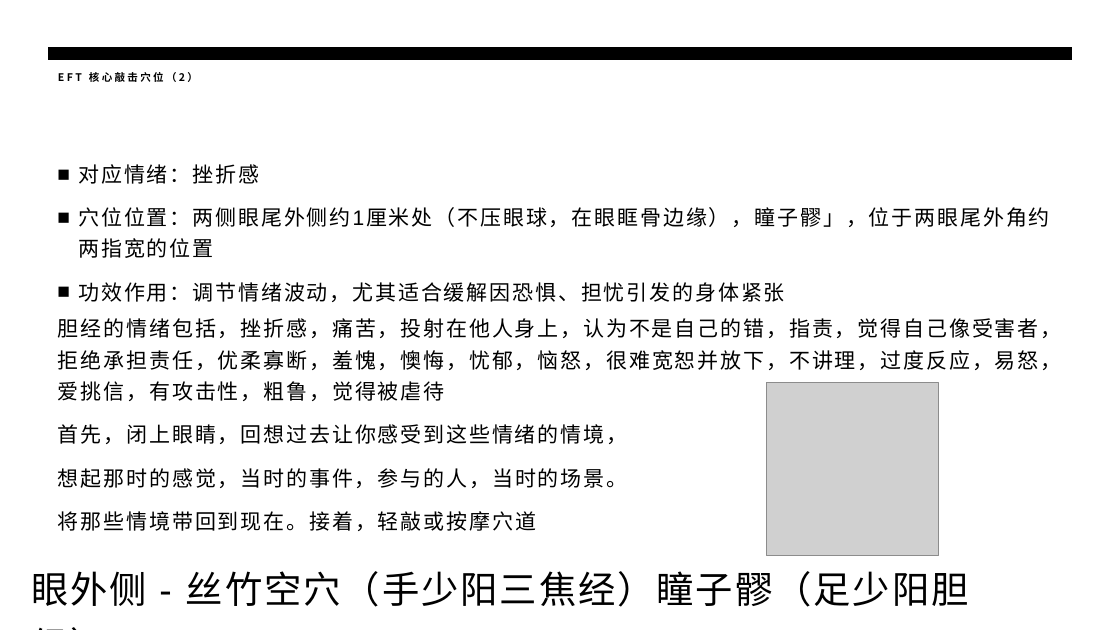
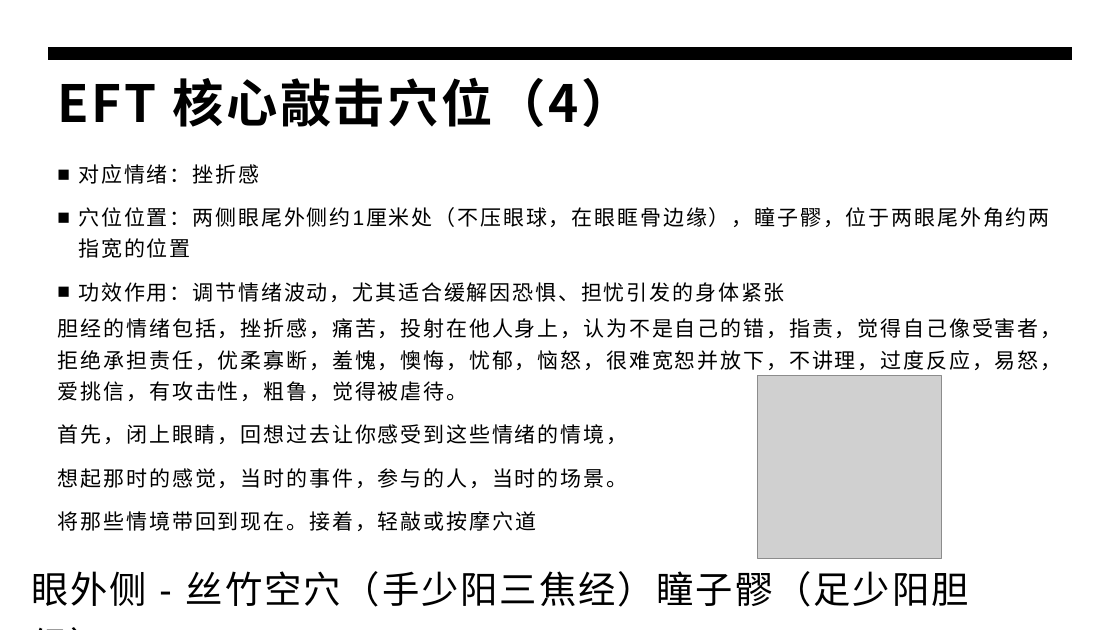
Before and after one commit to panxibei/writing, a slide deck: slide 18 of 44_心理学/28_浥尘伙伴社团原创：音乐治疗/PPT/浥尘伙伴社团原创：情绪释放疗法（EFT）心理训练.pptx. Drawn at 1120x630 pixels with LibreOffice and Linux fonts; fonts in the diff are those of the drawing; grey boxes stand for pictures. Boxes give left, top, right and bottom in pixels: in the first picture for what was removed or moved away, otherwise in the second. Text is boxed around its words. In the diff, an @@ line names an element or a change of style, - is before the commit and + after.

```diff
--- a/44_心理学/28_浥尘伙伴社团原创：音乐治疗/PPT/浥尘伙伴社团原创：情绪释放疗法（EFT）心理训练.pptx
+++ b/44_心理学/28_浥尘伙伴社团原创：音乐治疗/PPT/浥尘伙伴社团原创：情绪释放疗法（EFT）心理训练.pptx
@@ title at <box>58,77,633,127</box>: text changed; size 9 to 44 pt @@
-EFT 核心敲击穴位（2）
+EFT 核心敲击穴位（4）
@@ text at <box>78,207,1049,258</box>: text changed @@
-■ 穴位位置：两侧眼尾外侧约1厘米处（不压眼球，在眼眶骨边缘），瞳子髎」，位于两眼尾外角约两指宽的位置
+■ 穴位位置：两侧眼尾外侧约1厘米处（不压眼球，在眼眶骨边缘），瞳子髎，位于两眼尾外角约两指宽的位置
@@ text at <box>58,318,1062,401</box>: text changed @@
-胆经的情绪包括，挫折感，痛苦，投射在他人身上，认为不是自己的错，指责，觉得自己像受害者，拒绝承担责任，优柔寡断，羞愧，懊悔，忧郁，恼怒，很难宽恕并放下，不讲理，过度反应，易怒，爱挑信，有攻击性，粗鲁，觉得被虐待
+胆经的情绪包括，挫折感，痛苦，投射在他人身上，认为不是自己的错，指责，觉得自己像受害者，拒绝承担责任，优柔寡断，羞愧，懊悔，忧郁，恼怒，很难宽恕并放下，不讲理，过度反应，易怒，爱挑信，有攻击性，粗鲁，觉得被虐待。
@@ picture: place and size @@
-picture at <box>766,383,939,556</box>
+picture at <box>758,376,941,559</box>
```
Also in this commit, not shown: 19 other slides changed, 1 other file.
